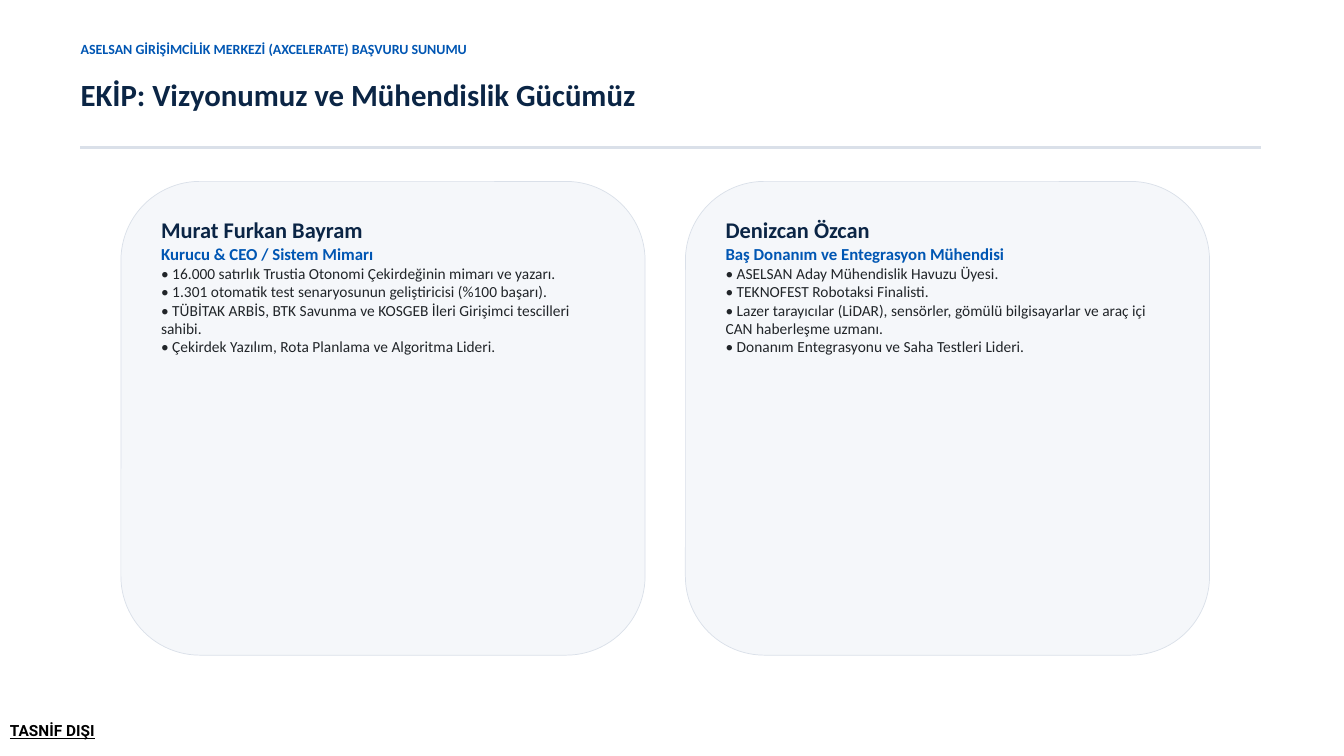
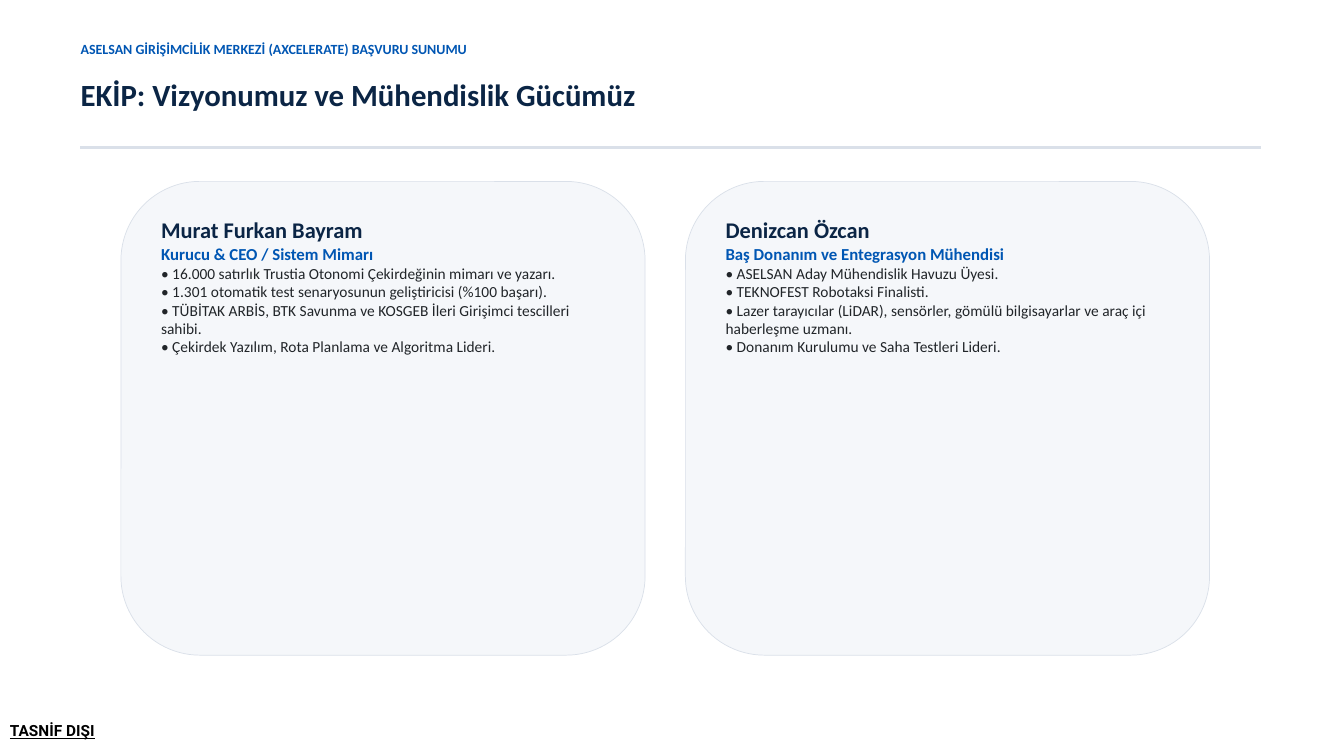
Before and after one commit to Trustia/Trustia, a slide deck: slide 11 of Kurumsal/Sunumlar/Trustia_ASELSAN_Girisim_Sunumu.pptx. Drawn at 1344x756 pixels with LibreOffice and Linux fonts; fonts in the diff are those of the drawing. Boxes give left, top, right and bottom in pixels: in the first picture for what was removed or moved away, otherwise in the second. Text is boxed around its words. In the diff, an @@ line names an element or a change of style, - is before the commit and + after.

Commit message:
ASELSAN sunum metinleri sadelestirildi ve akici Turkceye uyarlandi

```diff
--- a/Kurumsal/Sunumlar/Trustia_ASELSAN_Girisim_Sunumu.pptx
+++ b/Kurumsal/Sunumlar/Trustia_ASELSAN_Girisim_Sunumu.pptx
@@ text at box(726, 266, 1146, 352): text changed @@
-• ASELSAN Aday Mühendislik Havuzu Üyesi.
-• TEKNOFEST Robotaksi Finalisti.
-• Lazer tarayıcılar (LiDAR), sensörler, gömülü bilgisayarlar ve araç içi CAN haberleşme uzmanı.
-• Donanım Entegrasyonu ve Saha Testleri Lideri.
+• ASELSAN Aday Mühendislik Havuzu Üyesi.
+• TEKNOFEST Robotaksi Finalisti.
+• Lazer tarayıcılar (LiDAR), sensörler, gömülü bilgisayarlar ve araç içi haberleşme uzmanı.
+• Donanım Kurulumu ve Saha Testleri Lideri.
```
Also in this commit, not shown: 12 other slides changed, 3 other files.
